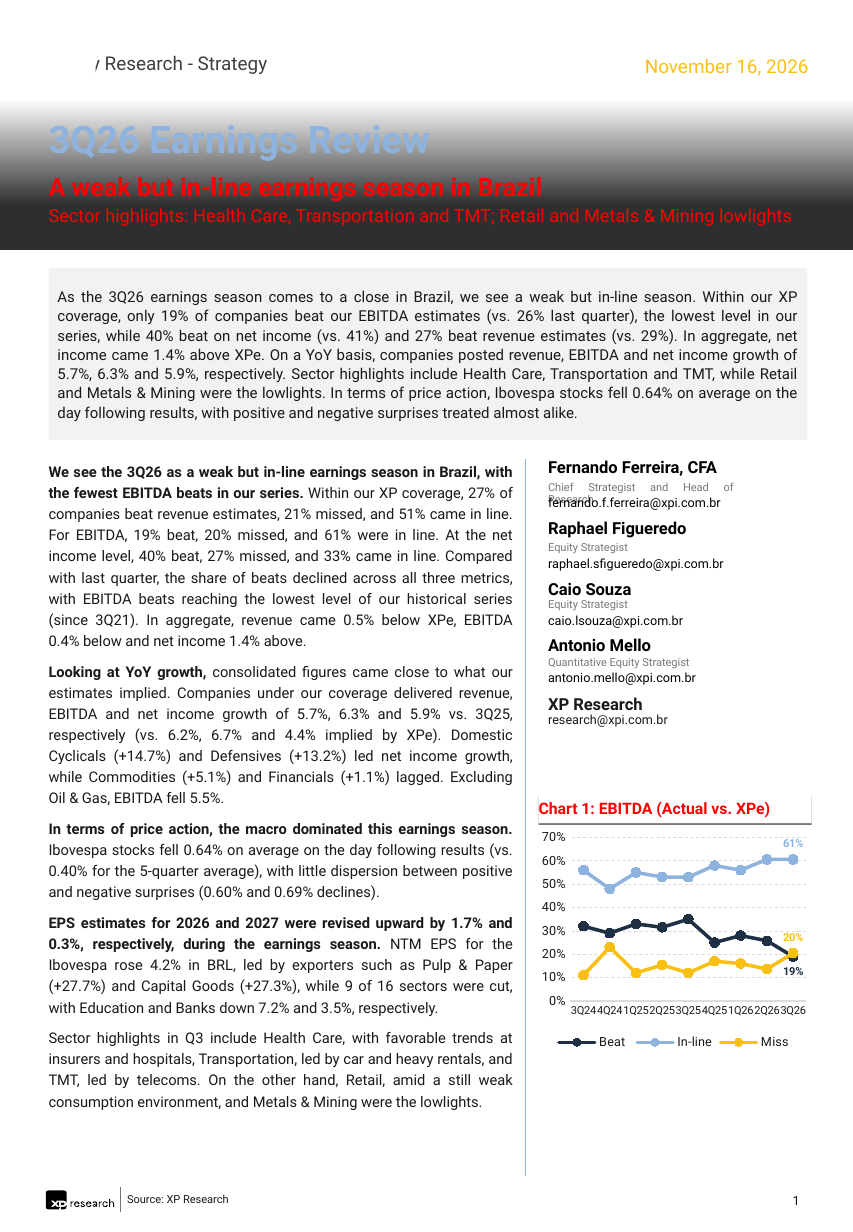
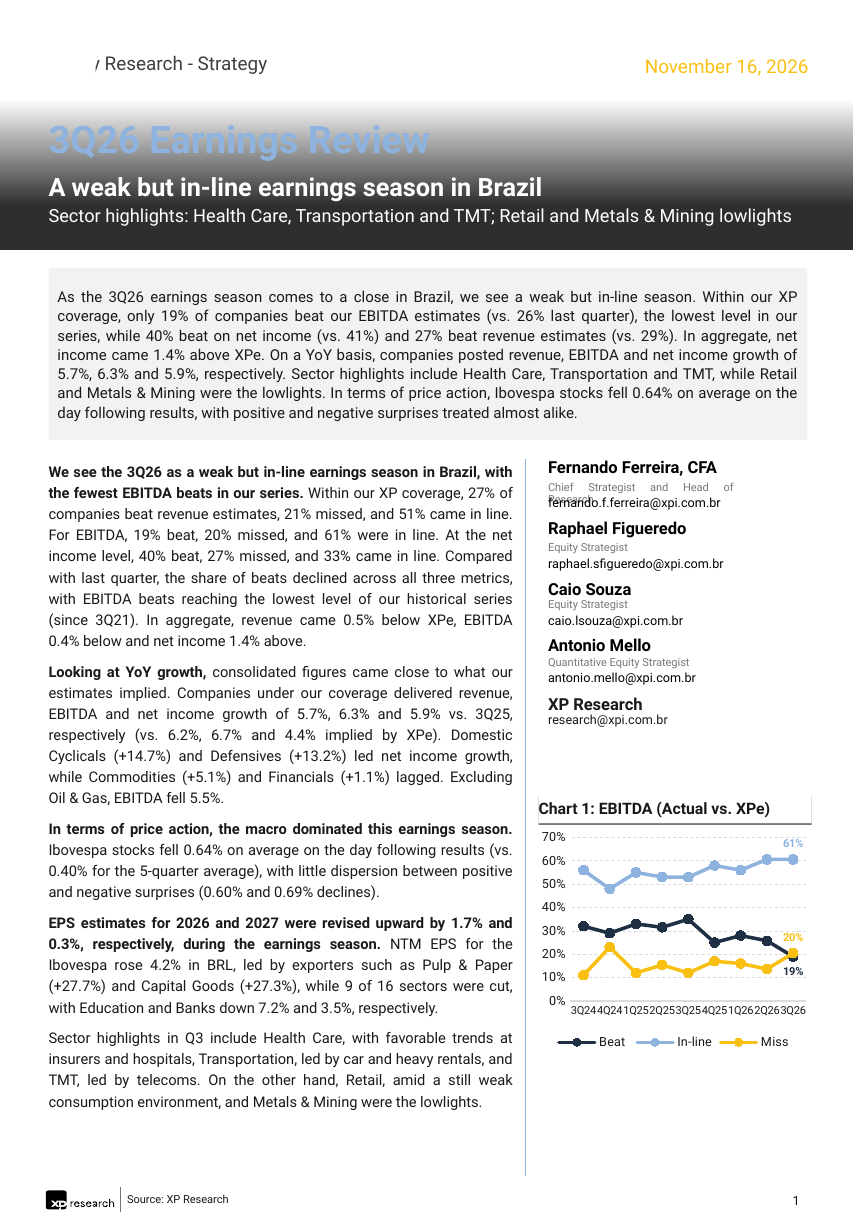
Before and after one commit to CaioLSouza/xp-ray-nov26, a slide deck: slide 1 of 3Q26 Review final.pptx. Drawn at 853x1232 pixels with LibreOffice and Linux fonts; fonts in the diff are those of the drawing; background and template pictures are left out. Boxes give left, top, right and bottom in pixels: in the first picture for what was removed or moved away, otherwise in the second. Text is boxed around its words. In the diff, an @@ line names an element or a change of style, - is before the commit and + after.

```diff
--- a/3Q26 Review final.pptx
+++ b/3Q26 Review final.pptx
@@ text "A weak but in-line earnings ..." at [49,177,543,202]: text colour #FF0000 to #FFFFFF @@
@@ text "Sector highlights: Health Care, Transportation ..." at [49,208,792,226]: text colour #FF0000 to #FFFFFF @@
@@ rectangle "Chart 1: EBITDA (Actual vs. ..." at [539,795,812,823]: text colour #FF0000 to #18191A @@
```
